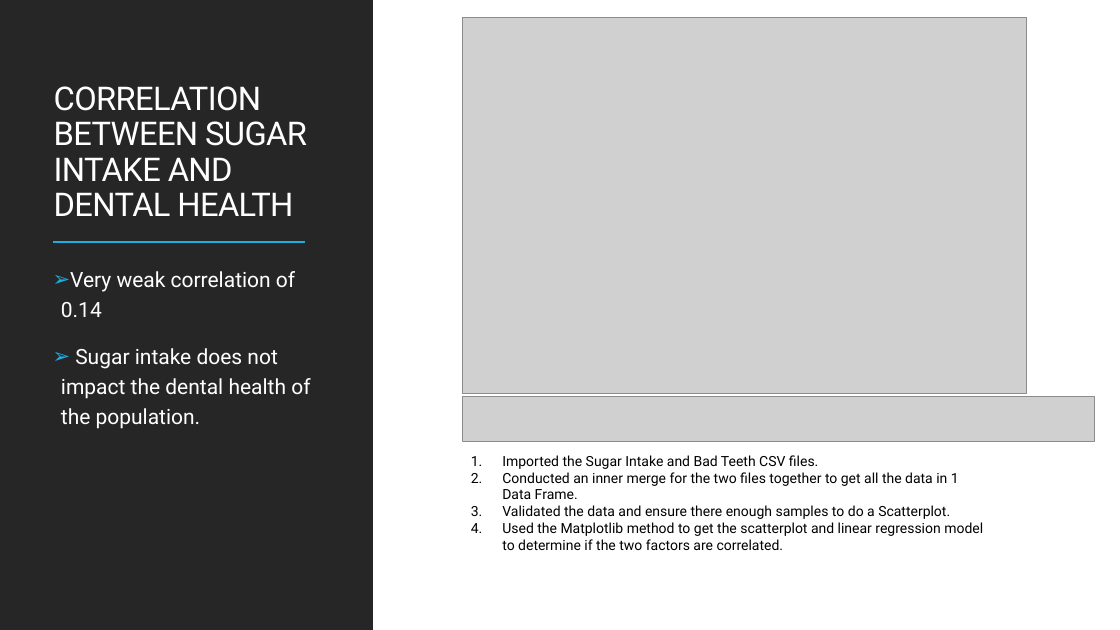
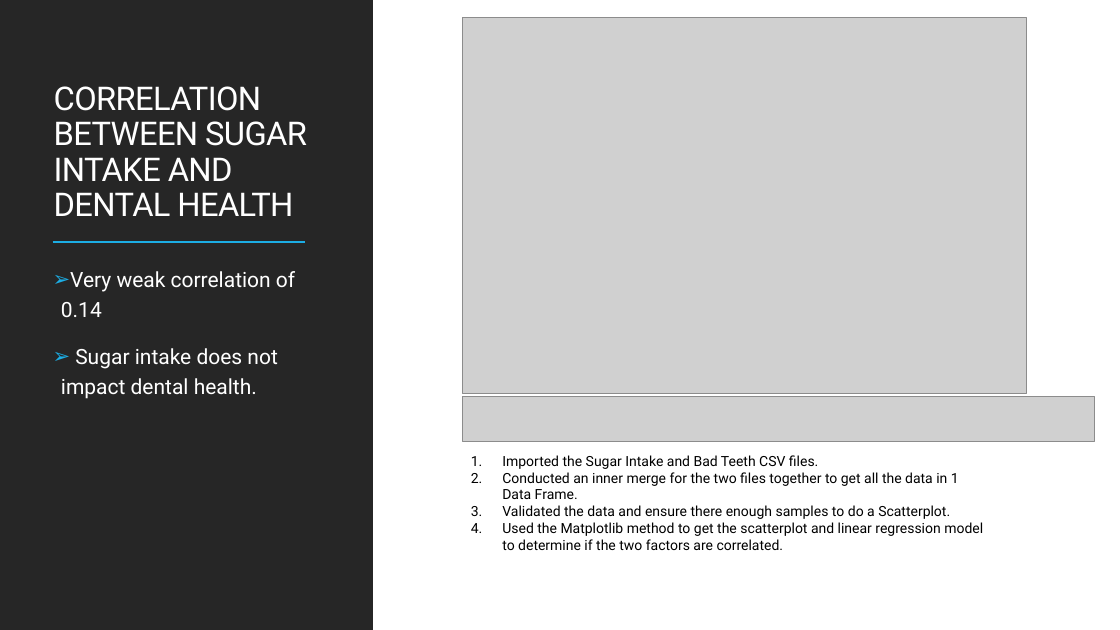
Before and after one commit to cbeachey/project1_influencers, a slide deck: slide 13 of Global Sugar Intake Analysis.pptx. Drawn at 1120x630 pixels with LibreOffice and Linux fonts; fonts in the diff are those of the drawing; grey boxes stand for pictures. Boxes give left, top, right and bottom in pixels: in the first picture for what was removed or moved away, otherwise in the second. Text is boxed around its words. In the diff, an @@ line names an element or a change of style, - is before the commit and + after.

```diff
--- a/Global Sugar Intake Analysis.pptx
+++ b/Global Sugar Intake Analysis.pptx
@@ text at (x1=61, y1=348, x2=277, y2=399): text changed @@
-➢ Sugar intake does not impact the dental health of the population.
+➢ Sugar intake does not impact dental health.
```
Also in this commit, not shown: 1 other slide changed.
